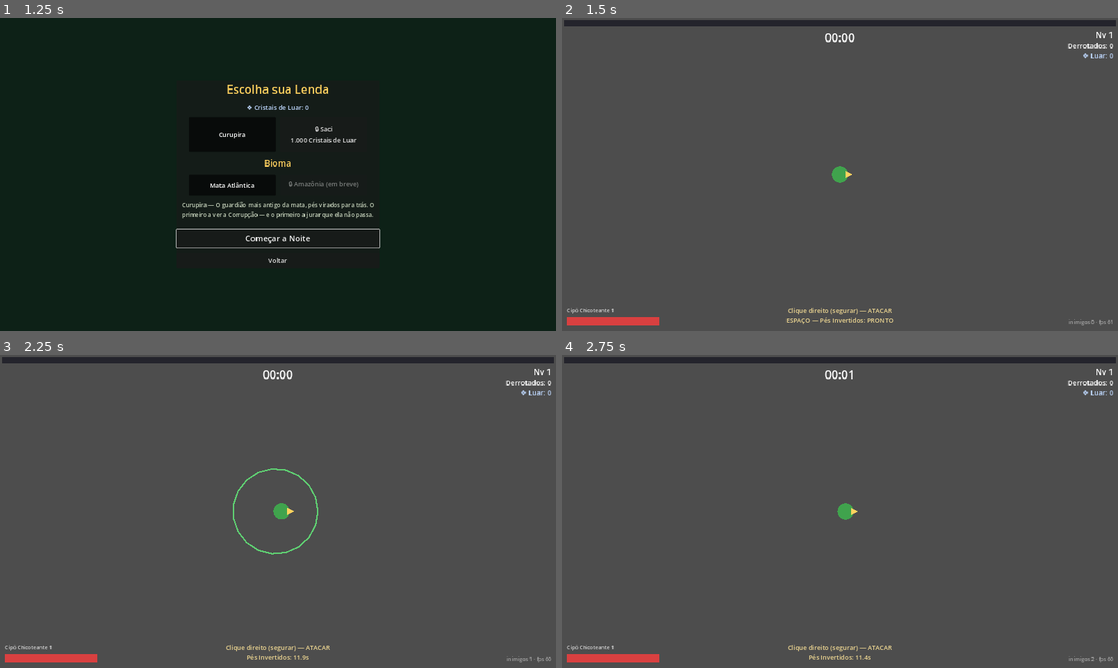
Above: before the commit, frames 1-4 (two rows, left to right).
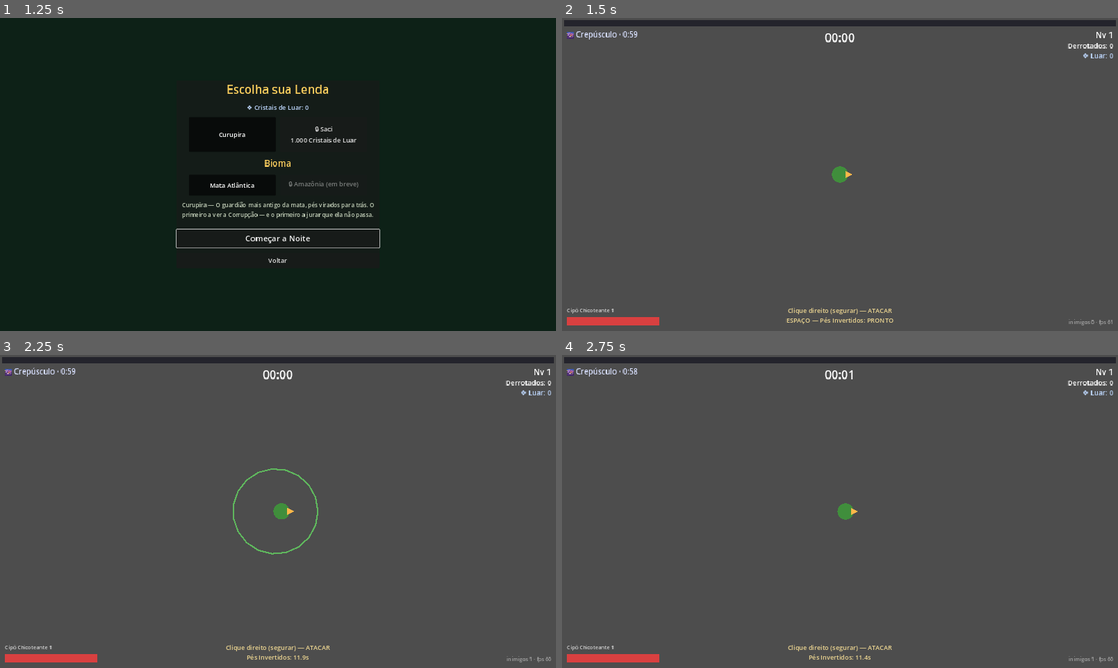
Above: after the commit, the same moments.

Repository: DevAndreNarcizo/RECONTO-While-I-Shine
Game: Godot game, scene res://scenes/Main.tscn
The game is run twice, just before and just after one commit, with the same random seed, the same clock (stepped at 60 frames per second) and the same inputs.
Inputs (mouse positions are in pixels of both pictures, inside the frame that each line leads up to):
- Up to frame 1 (1.25 s): click "Jogar" at 0.5 s
- Up to frame 2 (1.5 s): click "Começar a Noite" at 1.25 s
- Up to frame 3 (2.25 s): tap Enter at 2 s; move the mouse to (400, 495) at 2.02 s; hold D (move_right) from 2.03 s (still down); tap Space (ability) at 2.1 s
- Up to frame 4 (2.75 s): keep holding D (move_right)

Frame 1 is identical in both runs. In frame 2, 0.2% of the frame differs, in the area x 0-53%, y 4-52%; in frame 3, 0.2%; in frame 4, 0.2%, in the area x 0-96%, y 4-98%.

Commit message:
feat: ciclo da lua com modificadores por fase
MoonCycleManager (autoload) deriva a fase da fração da run — as 5
janelas do GDD §3.3 em data/balance.gd com tint, spawn, HP/dano
inimigo e regen por fase. Lua Cheia é o pico (+30% spawn, +25%
HP/dano); Alvorada enfraquece a Corrupção (-25%) e cura os Encantados.
Transição de iluminação por CanvasModulate (HUD imune) e relógio
lunar no HUD com tempo até a próxima fase.

Co-Authored-By: Claude Fable 5 <noreply@anthropic.com>

Diff:
--- a/game/data/balance.gd
+++ b/game/data/balance.gd
@@ -31,6 +31,27 @@
 # Bosses: mini-boss na fração da run (0.35 ≈ min 10.5 de 30); boss no fim.
 const MINIBOSS_FRAC := 0.35
 
+# --- Ciclo da Lua (Inovação #1 — docs/01 §3.3 e docs/03 §1) ---
+# "from" em FRAÇÃO da run (janelas do GDD: 0-6, 6-14, 14-20, 20-26, 26-30 min).
+# Multiplicadores globais por fase; o tint vai num CanvasModulate (não afeta o HUD).
+const MOON_PHASES := [
+	{"id": &"crepusculo", "name": "Crepúsculo", "icon": "🌆", "from": 0.0,
+		"tint": Color(1.0, 0.87, 0.78), "spawn_mult": 0.8, "enemy_hp_mult": 1.0,
+		"enemy_damage_mult": 1.0, "regen_bonus": 0.0},
+	{"id": &"noite", "name": "Noite", "icon": "🌙", "from": 0.2,
+		"tint": Color(0.72, 0.78, 1.0), "spawn_mult": 1.0, "enemy_hp_mult": 1.0,
+		"enemy_damage_mult": 1.0, "regen_bonus": 0.0},
+	{"id": &"lua_cheia", "name": "Lua Cheia", "icon": "🌕", "from": 0.4667,
+		"tint": Color(0.92, 0.95, 1.0), "spawn_mult": 1.3, "enemy_hp_mult": 1.25,
+		"enemy_damage_mult": 1.25, "regen_bonus": 0.0},
+	{"id": &"madrugada", "name": "Madrugada", "icon": "🌌", "from": 0.6667,
+		"tint": Color(0.55, 0.6, 0.85), "spawn_mult": 1.1, "enemy_hp_mult": 1.1,
+		"enemy_damage_mult": 1.1, "regen_bonus": 0.0},
+	{"id": &"alvorada", "name": "Alvorada", "icon": "🌅", "from": 0.8667,
+		"tint": Color(1.0, 0.88, 0.72), "spawn_mult": 0.9, "enemy_hp_mult": 0.75,
+		"enemy_damage_mult": 0.75, "regen_bonus": 0.5},
+]
+
 ## Upgrades permanentes da Árvore Sagrada. Os valores aplicados por nível
 ## estão em SaveManager.apply_tree_bonuses() — manter os textos em sincronia.
 const TREE_UPGRADES := {
--- a/game/project.godot
+++ b/game/project.godot
@@ -16,6 +16,7 @@
 GameState="*res://scripts/autoload/game_state.gd"
 SaveManager="*res://scripts/autoload/save_manager.gd"
 EnemySpawner="*res://scripts/autoload/enemy_spawner.gd"
+MoonCycleManager="*res://scripts/autoload/moon_cycle_manager.gd"
 
 [display]
 
--- a/game/scenes/ui/HUD.tscn
+++ b/game/scenes/ui/HUD.tscn
@@ -108,6 +108,16 @@
 value = 100.0
 show_percentage = false
 
+[node name="MoonLabel" type="Label" parent="."]
+anchors_preset = 0
+offset_left = 16.0
+offset_top = 38.0
+offset_right = 340.0
+offset_bottom = 72.0
+theme_override_colors/font_color = Color(0.85, 0.88, 1, 1)
+theme_override_font_sizes/font_size = 26
+text = "🌆 Crepúsculo"
+
 [node name="BossName" type="Label" parent="."]
 visible = false
 anchors_preset = 5
--- a/game/scenes/world/World.tscn
+++ b/game/scenes/world/World.tscn
@@ -12,6 +12,9 @@
 
 [node name="World" type="Node2D"]
 script = ExtResource("1")
+
+[node name="DayNight" type="CanvasModulate" parent="."]
+color = Color(1, 0.87, 0.78, 1)
 
 [node name="Ground" type="Node2D" parent="."]
 z_index = -10
--- a/game/scripts/autoload/enemy_spawner.gd
+++ b/game/scripts/autoload/enemy_spawner.gd
@@ -75,7 +75,7 @@
 		return
 
 	var phase := _current_phase()
-	_accum += delta * float(phase["rate"])
+	_accum += delta * float(phase["rate"]) * MoonCycleManager.spawn_mult()
 	while _accum >= 1.0 and _active.size() < MAX_ACTIVE:
 		_accum -= 1.0
 		_spawn_one(_pick_type(phase["weights"]))
--- a/game/scripts/autoload/event_bus.gd
+++ b/game/scripts/autoload/event_bus.gd
@@ -19,6 +19,9 @@
 signal xp_changed(xp: float, xp_to_next: float, level: int)
 signal level_up_ready(level: int)
 
+# --- Ciclo da Lua (inovação #1) ---
+signal moon_phase_changed(phase_index: int)
+
 # --- Bosses ---
 signal miniboss_time
 signal boss_time
--- /dev/null
+++ b/game/scripts/autoload/moon_cycle_manager.gd
@@ -0,0 +1,47 @@
+extends Node
+## MoonCycleManager — Inovação #1: a run é uma NOITE com 5 fases (Balance.MOON_PHASES).
+## Deriva a fase da fração da run (stateless) e emite moon_phase_changed na virada.
+
+var current_index := -1
+
+func _process(_delta: float) -> void:
+	if not GameState.run_active:
+		return
+	var frac := clampf(GameState.run_time / Balance.run_duration(), 0.0, 1.0)
+	var idx := _index_for_frac(frac)
+	if idx != current_index:
+		current_index = idx
+		EventBus.moon_phase_changed.emit(idx)
+
+func _index_for_frac(frac: float) -> int:
+	var idx := 0
+	for i in Balance.MOON_PHASES.size():
+		if frac >= float(Balance.MOON_PHASES[i]["from"]):
+			idx = i
+	return idx
+
+func phase() -> Dictionary:
+	return Balance.MOON_PHASES[maxi(current_index, 0)]
+
+func is_full_moon() -> bool:
+	return phase()["id"] == &"lua_cheia"
+
+func spawn_mult() -> float:
+	return float(phase()["spawn_mult"])
+
+func enemy_hp_mult() -> float:
+	return float(phase()["enemy_hp_mult"])
+
+func enemy_damage_mult() -> float:
+	return float(phase()["enemy_damage_mult"])
+
+func regen_bonus() -> float:
+	return float(phase()["regen_bonus"])
+
+## Segundos até a próxima fase (na Alvorada, até o boss).
+func time_to_next() -> float:
+	var duration := Balance.run_duration()
+	var i := maxi(current_index, 0)
+	if i >= Balance.MOON_PHASES.size() - 1:
+		return maxf(0.0, duration - GameState.run_time)
+	return maxf(0.0, float(Balance.MOON_PHASES[i + 1]["from"]) * duration - GameState.run_time)
--- a/game/scripts/enemies/enemy.gd
+++ b/game/scripts/enemies/enemy.gd
@@ -19,7 +19,7 @@
 
 func setup(p_data: EnemyData, pos: Vector2) -> void:
 	data = p_data
-	hp = data.max_hp
+	hp = data.max_hp * MoonCycleManager.enemy_hp_mult()  # a lua fortalece a Corrupção
 	speed = data.move_speed
 	global_position = pos
 	knockback = Vector2.ZERO
--- a/game/scripts/player/player.gd
+++ b/game/scripts/player/player.gd
@@ -51,6 +51,7 @@
 	stats.move_speed += _bonus_move_speed
 	amulets.apply_to(stats)
 	SaveManager.apply_tree_bonuses(stats)  # bônus permanentes da Árvore Sagrada
+	stats.recovery += MoonCycleManager.regen_bonus()  # a Alvorada cura os Encantados
 	if stats.max_hp > old_max:
 		hp += stats.max_hp - old_max  # ganhar vida máx concede a diferença
 	hp = minf(hp, stats.max_hp)
@@ -124,7 +125,7 @@
 			strongest = maxf(strongest, proj.damage)
 			proj.expire()  # projétil é consumido no impacto
 	if strongest > 0.0:
-		take_damage(strongest)
+		take_damage(strongest * MoonCycleManager.enemy_damage_mult())
 
 func take_damage(amount: float) -> void:
 	amount = maxf(1.0, amount - stats.armor)  # armadura reduz, nunca zera
--- a/game/scripts/ui/hud.gd
+++ b/game/scripts/ui/hud.gd
@@ -14,6 +14,7 @@
 @onready var debug_label: Label = $DebugLabel
 @onready var boss_bar: ProgressBar = $BossBar
 @onready var boss_name: Label = $BossName
+@onready var moon_label: Label = $MoonLabel
 
 var _boss: Enemy
 
@@ -40,6 +41,10 @@
 		EnemySpawner.active_count(), Engine.get_frames_per_second()
 	]
 	luar_label.text = "❖ Luar: %d" % GameState.run_luar
+	var next := int(MoonCycleManager.time_to_next())
+	moon_label.text = "%s %s · %d:%02d" % [
+		MoonCycleManager.phase()["icon"], MoonCycleManager.phase()["name"], next / 60, next % 60
+	]
 	if _boss != null:
 		if is_instance_valid(_boss) and _boss.hp > 0.0:
 			boss_bar.max_value = _boss.data.max_hp
--- a/game/scripts/world/world.gd
+++ b/game/scripts/world/world.gd
@@ -18,6 +18,13 @@
 	$LevelUpScreen.player = player
 	EventBus.miniboss_time.connect(_spawn_boss_scene.bind(MINIBOSS_SCENE))
 	EventBus.boss_time.connect(_spawn_boss_scene.bind(BOSS_SCENE))
+	EventBus.moon_phase_changed.connect(_on_moon_phase_changed)
+
+func _on_moon_phase_changed(_index: int) -> void:
+	# transição suave de iluminação (o HUD fica fora — é CanvasLayer)
+	var tint: Color = MoonCycleManager.phase()["tint"]
+	create_tween().tween_property($DayNight, "color", tint, 2.0)
+	player.rebuild_stats()  # fases podem alterar stats (ex: regen da Alvorada)
 
 func _spawn_boss_scene(scene: PackedScene) -> void:
 	var boss := scene.instantiate()
